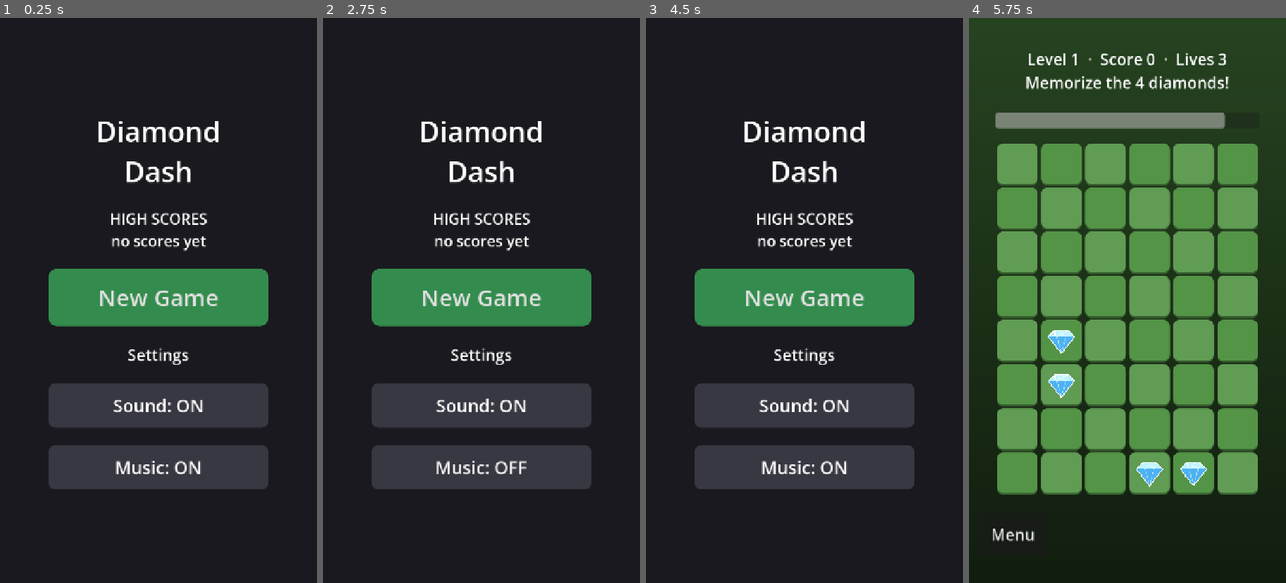
Above: before the commit, frames 1-4 (left to right).
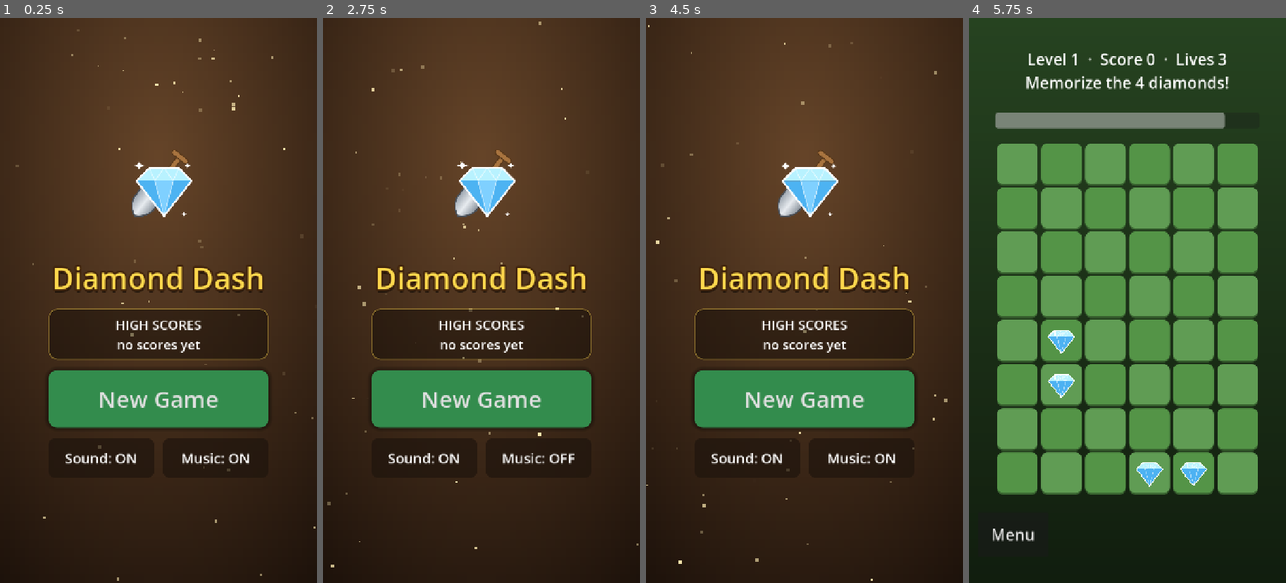
Above: after the commit, the same moments.

Repository: ran1979/memory-digger
Game: Godot game, scene res://scenes/Menu.tscn
The game is run twice, just before and just after one commit, with the same random seed, the same clock (stepped at 60 frames per second) and the same inputs.
Inputs:
- Up to frame 1 (0.25 s): no input
- Up to frame 2 (2.75 s): click "Sound: ON" at 0.5 s; click "Sound: OFF" at 1.25 s; click "Music: ON" at 2 s
- Up to frame 3 (4.5 s): click "Music: OFF" at 2.75 s; click "New Game" at 3.5 s; click "Menu" at 4.25 s
- Up to frame 4 (5.75 s): click "New Game" at 5 s

The runs differ from the first frame. In frame 1, 78% of the frame differs, in the area x 0-100%, y 0-100%; in frame 2, 78%; in frame 3, 78%; in frame 4, nothing differs.

Commit message:
update menu scenes and scripts

Diff:
--- a/scenes/Menu.tscn
+++ b/scenes/Menu.tscn
@@ -1,6 +1,7 @@
 [gd_scene format=3]
 
 [ext_resource type="Script" path="res://scripts/Menu.gd" id="1"]
+[ext_resource type="Texture2D" path="res://icon/foreground.svg" id="2"]
 
 [sub_resource type="StyleBoxFlat" id="start_bg"]
 bg_color = Color(0.2, 0.55, 0.3, 1)
@@ -8,9 +9,11 @@
 corner_radius_top_right = 20
 corner_radius_bottom_right = 20
 corner_radius_bottom_left = 20
+shadow_color = Color(0, 0, 0, 0.4)
+shadow_size = 10
 
 [sub_resource type="StyleBoxFlat" id="toggle_bg"]
-bg_color = Color(0.22, 0.22, 0.26, 1)
+bg_color = Color(0.12, 0.08, 0.05, 0.7)
 corner_radius_top_left = 16
 corner_radius_top_right = 16
 corner_radius_bottom_right = 16
@@ -23,6 +26,33 @@
 corner_radius_bottom_right = 20
 corner_radius_bottom_left = 20
 
+[sub_resource type="StyleBoxFlat" id="card_bg"]
+bg_color = Color(0, 0, 0, 0.35)
+border_width_left = 2
+border_width_top = 2
+border_width_right = 2
+border_width_bottom = 2
+border_color = Color(1, 0.85, 0.3, 0.5)
+corner_radius_top_left = 20
+corner_radius_top_right = 20
+corner_radius_bottom_right = 20
+corner_radius_bottom_left = 20
+content_margin_top = 14.0
+content_margin_bottom = 14.0
+
+[sub_resource type="Gradient" id="bg_grad"]
+colors = PackedColorArray(0.4, 0.27, 0.16, 1, 0.1, 0.06, 0.035, 1)
+
+[sub_resource type="GradientTexture2D" id="bg_tex"]
+gradient = SubResource("bg_grad")
+fill = 1
+fill_from = Vector2(0.5, 0.25)
+fill_to = Vector2(0.5, 1.2)
+
+[sub_resource type="Gradient" id="twinkle"]
+offsets = PackedFloat32Array(0, 0.5, 1)
+colors = PackedColorArray(1, 1, 1, 0, 1, 1, 1, 1, 1, 1, 1, 0)
+
 [node name="Menu" type="Control"]
 layout_mode = 3
 anchors_preset = 15
@@ -32,26 +62,68 @@
 grow_vertical = 2
 script = ExtResource("1")
 
+[node name="Background" type="TextureRect" parent="."]
+layout_mode = 1
+anchors_preset = 15
+anchor_right = 1.0
+anchor_bottom = 1.0
+mouse_filter = 2
+texture = SubResource("bg_tex")
+expand_mode = 1
+
+[node name="Sparkles" type="CPUParticles2D" parent="."]
+position = Vector2(360, 640)
+amount = 50
+lifetime = 2.5
+preprocess = 2.5
+emission_shape = 3
+emission_rect_extents = Vector2(360, 640)
+spread = 180.0
+gravity = Vector2(0, 0)
+initial_velocity_min = 4.0
+initial_velocity_max = 14.0
+scale_amount_min = 3.0
+scale_amount_max = 8.0
+color = Color(1, 0.93, 0.7, 1)
+color_ramp = SubResource("twinkle")
+
 [node name="Box" type="VBoxContainer" parent="."]
 layout_mode = 0
 offset_left = 110.0
-offset_top = 80.0
+offset_top = 50.0
 offset_right = 610.0
-offset_bottom = 1200.0
+offset_bottom = 1230.0
 alignment = 1
-theme_override_constants/separation = 40
+theme_override_constants/separation = 24
+
+[node name="Logo" type="TextureRect" parent="Box"]
+unique_name_in_owner = true
+custom_minimum_size = Vector2(0, 280)
+layout_mode = 2
+pivot_offset = Vector2(250, 140)
+texture = ExtResource("2")
+expand_mode = 1
+stretch_mode = 5
 
 [node name="Title" type="Label" parent="Box"]
 layout_mode = 2
-theme_override_font_sizes/font_size = 64
-text = "Diamond
-Dash"
+theme_override_colors/font_color = Color(1, 0.85, 0.3, 1)
+theme_override_colors/font_outline_color = Color(0.25, 0.14, 0.05, 1)
+theme_override_colors/font_shadow_color = Color(0, 0, 0, 0.5)
+theme_override_constants/outline_size = 16
+theme_override_constants/shadow_offset_y = 6
+theme_override_font_sizes/font_size = 68
+text = "Diamond Dash"
 horizontal_alignment = 1
 
-[node name="Scores" type="Label" parent="Box"]
+[node name="Card" type="PanelContainer" parent="Box"]
+layout_mode = 2
+theme_override_styles/panel = SubResource("card_bg")
+
+[node name="Scores" type="Label" parent="Box/Card"]
 unique_name_in_owner = true
 layout_mode = 2
-theme_override_font_sizes/font_size = 34
+theme_override_font_sizes/font_size = 30
 text = "HIGH SCORES"
 horizontal_alignment = 1
 
@@ -76,28 +148,28 @@
 theme_override_styles/pressed = SubResource("start_bg")
 text = "New Game"
 
-[node name="Settings" type="Label" parent="Box"]
+[node name="Toggles" type="HBoxContainer" parent="Box"]
 layout_mode = 2
-theme_override_font_sizes/font_size = 36
-text = "Settings"
-horizontal_alignment = 1
+theme_override_constants/separation = 20
 
-[node name="SoundToggle" type="Button" parent="Box"]
+[node name="SoundToggle" type="Button" parent="Box/Toggles"]
 unique_name_in_owner = true
-custom_minimum_size = Vector2(0, 100)
+custom_minimum_size = Vector2(0, 90)
 layout_mode = 2
-theme_override_font_sizes/font_size = 40
+size_flags_horizontal = 3
+theme_override_font_sizes/font_size = 32
 theme_override_styles/normal = SubResource("toggle_bg")
 theme_override_styles/hover = SubResource("toggle_bg")
 theme_override_styles/pressed = SubResource("toggle_bg")
 toggle_mode = true
 text = "Sound: ON"
 
-[node name="MusicToggle" type="Button" parent="Box"]
+[node name="MusicToggle" type="Button" parent="Box/Toggles"]
 unique_name_in_owner = true
-custom_minimum_size = Vector2(0, 100)
+custom_minimum_size = Vector2(0, 90)
 layout_mode = 2
-theme_override_font_sizes/font_size = 40
+size_flags_horizontal = 3
+theme_override_font_sizes/font_size = 32
 theme_override_styles/normal = SubResource("toggle_bg")
 theme_override_styles/hover = SubResource("toggle_bg")
 theme_override_styles/pressed = SubResource("toggle_bg")
--- a/scripts/Menu.gd
+++ b/scripts/Menu.gd
@@ -20,6 +20,10 @@
 	%MusicToggle.toggled.connect(_on_music_toggled)
 	_update_labels()
 	Sound.update_music()
+	# Logo gently "breathes".
+	var tween := create_tween().set_loops().set_trans(Tween.TRANS_SINE)
+	tween.tween_property(%Logo, "scale", Vector2.ONE * 1.06, 1.2)
+	tween.tween_property(%Logo, "scale", Vector2.ONE, 1.2)
 
 
 func _on_start() -> void:
